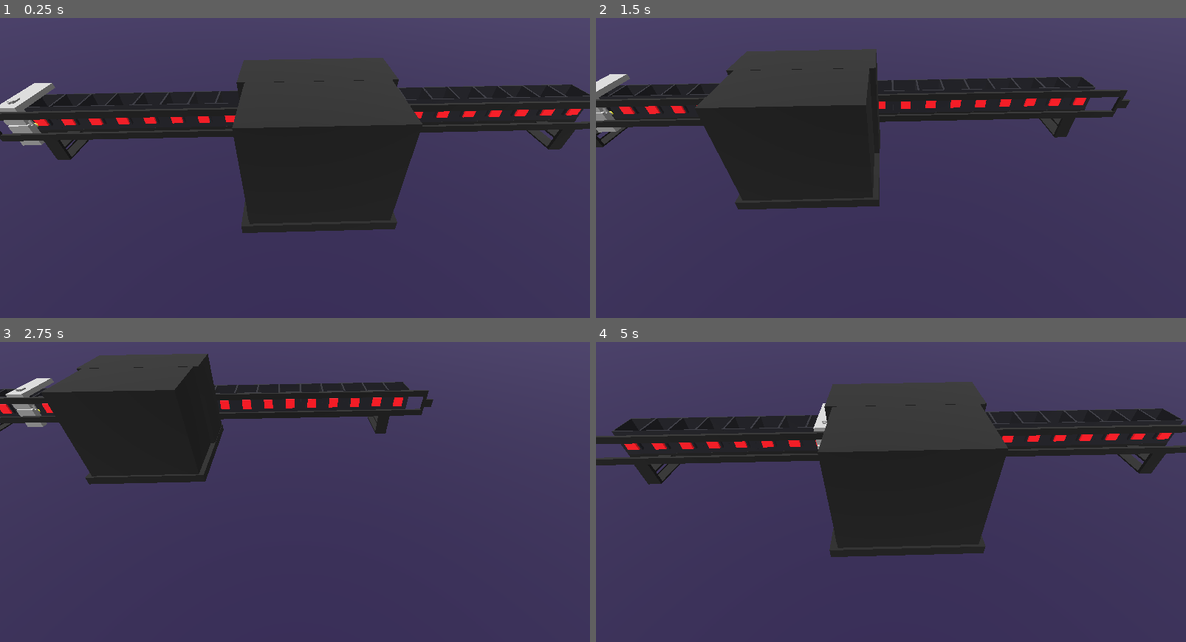
Above: before the commit, frames 1-4 (two rows, left to right).
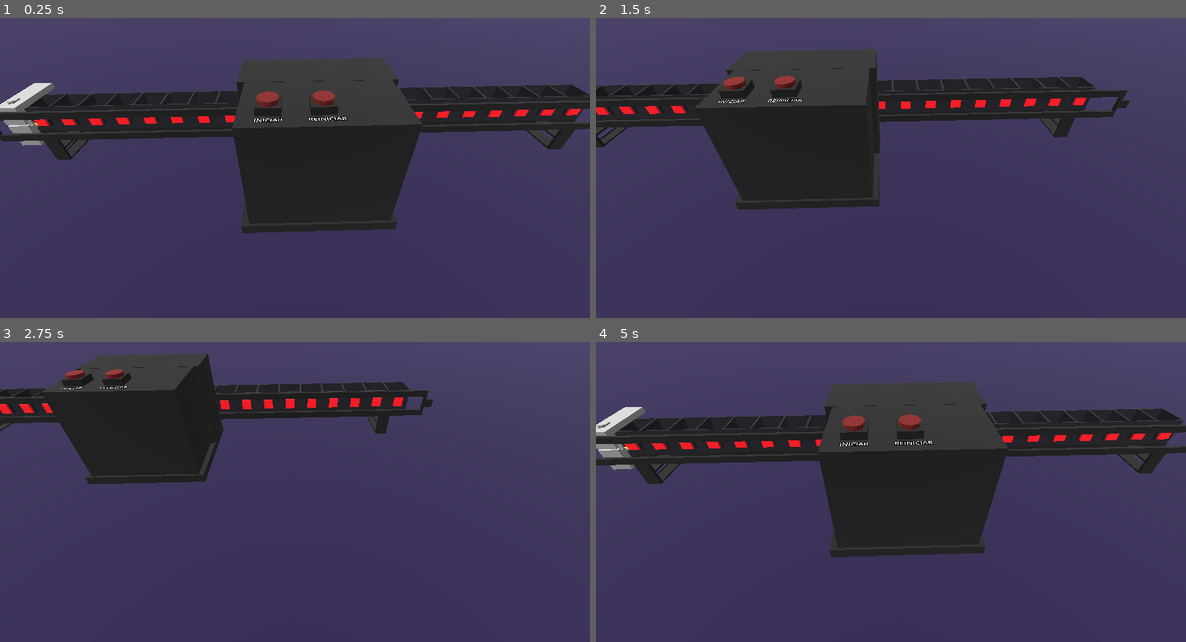
Above: after the commit, the same moments.

Repository: BrunoPrun0/TallerFundamentos
Game: Godot game, scene res://scenes/contexto.tscn
The game is run twice, just before and just after one commit, with the same random seed, the same clock (stepped at 60 frames per second) and the same inputs.
Inputs (mouse positions are in pixels of both pictures, inside the frame that each line leads up to):
- Up to frame 1 (0.25 s): no input
- Up to frame 2 (1.5 s): tap Enter at 0.5 s; move the mouse to (1020, 135) at 0.52 s; hold D (move_right) 0.53-1.28 s; click (1020, 135) at 0.67 s; move the mouse to (773, 168) at 1.27 s; hold S (move_backward) from 1.28 s (still down); click (773, 168) at 1.42 s
- Up to frame 3 (2.75 s): move the mouse to (354, 402) at 2.02 s; release S (move_backward) at 2.03 s; hold D (move_right) from 2.03 s (still down); click (354, 402) at 2.17 s
- Up to frame 4 (5 s): move the mouse to (861, 543) at 2.77 s; release D (move_right) at 2.78 s; hold W (move_forward) 2.78-3.53 s; click (861, 543) at 2.92 s; move the mouse to (1068, 525) at 3.52 s; hold A (move_left) from 3.53 s (still down); click (1068, 525) at 3.67 s; move the mouse to (714, 426) at 4.27 s; click (714, 426) at 4.42 s

The runs differ from the first frame. In frame 1, 0.7% of the frame differs, in the area x 5-59%, y 24-35%; in frame 2, 1.1%; in frame 3, 0.9%; in frame 4, 1.6%, in the area x 0-93%, y 20-43%.

Commit message:
botones iniciar y reiniciar
falta palanca suma/resta

Diff:
--- /dev/null
+++ b/máquina-de-turing/scenes/Boton3D.tscn
@@ -0,0 +1,35 @@
+[gd_scene load_steps=7 format=3 uid="uid://bch4wotkewucx"]
+
+[ext_resource type="Script" uid="uid://cvs50qvdp7skp" path="res://scripts/button.gd" id="1_4a85m"]
+
+[sub_resource type="CylinderShape3D" id="CylinderShape3D_ab4d3"]
+height = 0.4802704
+radius = 0.4970703
+
+[sub_resource type="BoxMesh" id="BoxMesh_uf3nu"]
+
+[sub_resource type="StandardMaterial3D" id="StandardMaterial3D_48vky"]
+albedo_color = Color(0, 0, 0, 1)
+
+[sub_resource type="TubeTrailMesh" id="TubeTrailMesh_1l8eu"]
+
+[sub_resource type="StandardMaterial3D" id="StandardMaterial3D_ncgqf"]
+albedo_color = Color(0.34835935, 0.01954684, 9.62615e-08, 1)
+
+[node name="Area3D" type="Area3D"]
+
+[node name="CollisionShape3D" type="CollisionShape3D" parent="."]
+transform = Transform3D(0.8752476, 0, 0, 0, 1.0000001, 0, 0, 0, 0.8794572, 0, 0.34336093, 0)
+shape = SubResource("CylinderShape3D_ab4d3")
+
+[node name="button" type="MeshInstance3D" parent="."]
+transform = Transform3D(0.9164838, 0, 0, 0, 0.31653574, 0, 0, 0, 0.91298777, 0, 0.16539663, 0)
+mesh = SubResource("BoxMesh_uf3nu")
+surface_material_override/0 = SubResource("StandardMaterial3D_48vky")
+
+[node name="buttonbutton" type="MeshInstance3D" parent="button"]
+transform = Transform3D(0.88136405, 0, 0, 0, 0.9592863, 0, 0, 0, 0.86707073, 0, 0.58951753, 0)
+mesh = SubResource("TubeTrailMesh_1l8eu")
+skeleton = NodePath("../../..")
+surface_material_override/0 = SubResource("StandardMaterial3D_ncgqf")
+script = ExtResource("1_4a85m")
--- /dev/null
+++ b/máquina-de-turing/scenes/buttonbutton.gd
@@ -0,0 +1,11 @@
+extends MeshInstance3D
+
+
+# Called when the node enters the scene tree for the first time.
+func _ready() -> void:
+	pass # Replace with function body.
+
+
+# Called every frame. 'delta' is the elapsed time since the previous frame.
+func _process(delta: float) -> void:
+	pass
--- a/máquina-de-turing/scenes/maquina.gd
+++ b/máquina-de-turing/scenes/maquina.gd
@@ -9,10 +9,12 @@
 # para controlar la velocidad de ejecución
 var timer: Timer
 
-@export var modo_suma: bool = true # controlado por palanca
+@export var modo_suma: bool = false # controlado por palanca
 @export var velocidad_paso: float = 0.6 # pausa entre celdas
 @onready var cabezal: Node3D = $Cabezal
 @onready var solenoide_mesh: Node3D = $Cabezal/SolenoideDentro
+@onready var boton_reiniciar: Node3D = $BotonReiniciar/button/buttonbutton
+@onready var boton_iniciar: Node3D = $BotonIniciar/button/buttonbutton
 const DESPLAZAMIENTO_SOLENOIDE_X = 4  # Distancia que se mueve el solenoide (ej. 10 cm)
 const TIEMPO_ACCION_SOLENOIDE = 0.05    # Tiempo rápido para simular la acción
 
@@ -44,8 +46,36 @@
 	timer = Timer.new()
 	add_child(timer)
 	timer.timeout.connect(_ejecutar_paso)
+	if boton_reiniciar:
+		boton_reiniciar.turing_button_pressed.connect(_on_boton_reiniciar_pressed)
+	if boton_iniciar:
+		boton_iniciar.turing_button_pressed.connect(_on_boton_iniciar_pressed)
+
+func _on_boton_reiniciar_pressed():
+	print("--- REINICIANDO MÁQUINA ---")
+	timer.stop()
+	for celda in cinta:
+		if celda.has_method("LDR_get_bit"):
+			if celda.LDR_get_bit() == 1:
+				celda._toggle_state()
+
+	indice_cabezal = 0
 	if cinta.size() > 0:
-		iniciar_maquina()
+		var pos_inicio = cinta[0].global_position
+		cabezal.global_position = Vector3(cabezal.global_position.x, cabezal.global_position.y, pos_inicio.z)
+	estado_actual = "Q0"
+	print("Reinicialización completa. Máquina lista en Q0.")
+
+
+func _on_boton_iniciar_pressed():
+	print("apretao iniciar")
+	if estado_actual != "QF":
+		print("--- INICIANDO PROCESO ---")
+		if cinta.size() > 0:
+			iniciar_maquina()
+	else:
+		print("La máquina ya terminó (QF). Presiona REINICIAR primero.")
+
 func iniciar_maquina():
 	print("Máquina de Turing iniciada.")
 	estado_actual = "Q0"
--- a/máquina-de-turing/scenes/maquina.tscn
+++ b/máquina-de-turing/scenes/maquina.tscn
@@ -6,9 +6,9 @@
 [ext_resource type="ArrayMesh" uid="uid://dj6wh5yjh8x8l" path="res://modelos/MOTOR_COMPLETO.obj" id="4_64ayl"]
 [ext_resource type="ArrayMesh" uid="uid://5t8xjg1pp7s" path="res://modelos/MOTOR_ENGRANAJE.obj" id="5_wf17r"]
 [ext_resource type="ArrayMesh" uid="uid://c4fxtg13bvckw" path="res://modelos/cabezal.obj" id="6_bljcq"]
+[ext_resource type="PackedScene" uid="uid://bch4wotkewucx" path="res://scenes/Boton3D.tscn" id="6_lkral"]
 [ext_resource type="ArrayMesh" uid="uid://71c0wiyecpf1" path="res://modelos/solenoide_dentro.obj" id="7_lkral"]
 [ext_resource type="ArrayMesh" uid="uid://ora631hk3p2u" path="res://modelos/solenoide_fuera.obj" id="8_ywmaw"]
-[ext_resource type="PackedScene" uid="uid://b21ixm3iit7yw" path="res://scenes/celda.tscn" id="9_hipki"]
 
 [sub_resource type="StandardMaterial3D" id="StandardMaterial3D_v2mja"]
 albedo_color = Color(0.040899, 0.040899, 0.040899, 1)
@@ -47,6 +47,9 @@
 transform = Transform3D(1, 0, 0, 0, 1, 0, 0, 0, 1, 13.615415, 3.668683, -133.44633)
 mesh = ExtResource("5_wf17r")
 
+[node name="BotonReiniciar" parent="." instance=ExtResource("6_lkral")]
+transform = Transform3D(6, 0, 0, 0, 6, 0, 0, 0, 6, 44.189, 24.999, -23.22)
+
 [node name="Cabezal" type="MeshInstance3D" parent="."]
 transform = Transform3D(1, 0, 0, 0, 1, 0, 0, 0, 1, 5.461, 9.21, 76.113)
 mesh = ExtResource("6_bljcq")
@@ -62,5 +65,14 @@
 mesh = ExtResource("8_ywmaw")
 skeleton = NodePath("../..")
 
-[node name="celda" parent="." instance=ExtResource("9_hipki")]
-transform = Transform3D(1, 0, 0, 0, 1, 0, 0, 0, 1, 0.016472816, 0, 76.14671)
+[node name="BotonIniciar" parent="." instance=ExtResource("6_lkral")]
+transform = Transform3D(6, 0, 0, 0, 6, 0, 0, 0, 6, 44.189, 24.99, -11.813)
+
+[node name="Label3D" type="Label3D" parent="."]
+transform = Transform3D(-4.371139e-07, -10, -4.371139e-07, 0, -4.371139e-07, 10, -10, 4.371139e-07, 1.9106854e-14, 48.309948, 25.08269, -11.872411)
+text = "INICIAR"
+
+[node name="Label3D2" type="Label3D" parent="."]
+transform = Transform3D(-4.371139e-07, -10, -4.371139e-07, 0, -4.371139e-07, 10, -10, 4.371139e-07, 1.9106854e-14, 48.309948, 25.08269, -23.764784)
+text = "REINICIAR
+"
--- /dev/null
+++ b/máquina-de-turing/scripts/button.gd
@@ -0,0 +1,28 @@
+extends MeshInstance3D
+
+
+signal turing_button_pressed
+@export var click_distance: float = 0.5
+@export var animation_time: float = 0.1
+
+var is_ready: bool = false
+var original_position: Vector3
+
+func _ready():
+	var area_node = get_parent().get_parent()
+	if area_node is Area3D:
+		area_node.input_event.connect(_on_area_input_event)
+	original_position = position
+	is_ready = true
+
+func _on_area_input_event(camera, event, pos, normal, shape_idx):
+	if is_ready and event is InputEventMouseButton and event.button_index == MOUSE_BUTTON_LEFT and event.pressed:
+		_press_button()
+
+func _press_button():
+	var target_position = original_position - Vector3(0, click_distance, 0)
+	var tween = create_tween()
+	tween.tween_property(self, "position", target_position, animation_time)
+	tween.tween_interval(0.05)
+	tween.tween_property(self, "position", original_position, animation_time * 2.0)
+	turing_button_pressed.emit()
Not shown, added: máquina-de-turing/scenes/buttonbutton.gd.uid
Not shown, added: máquina-de-turing/scripts/button.gd.uid
